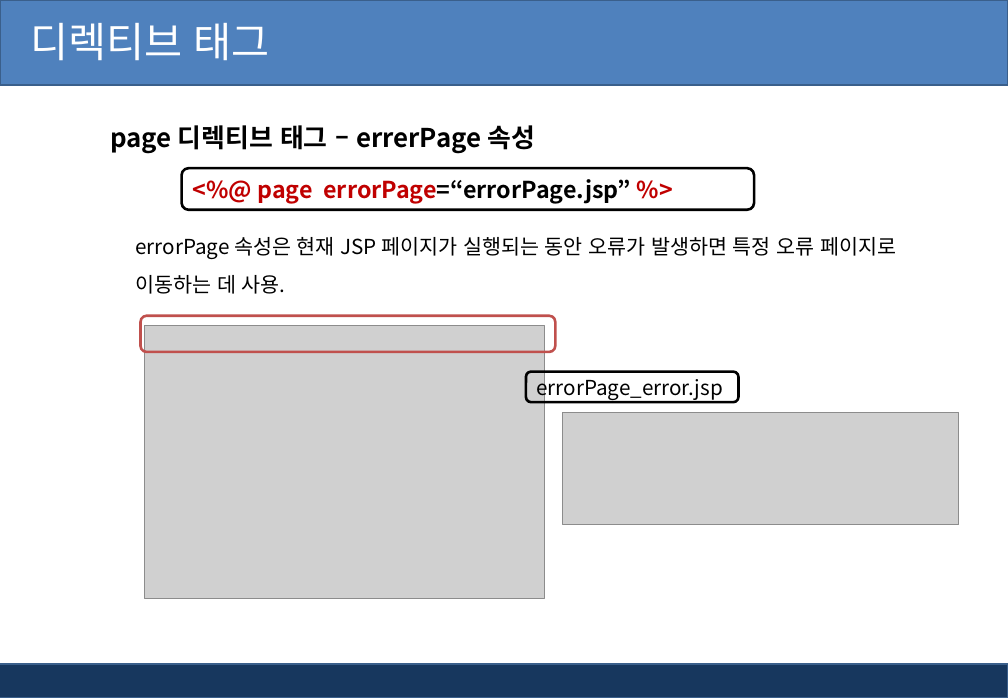
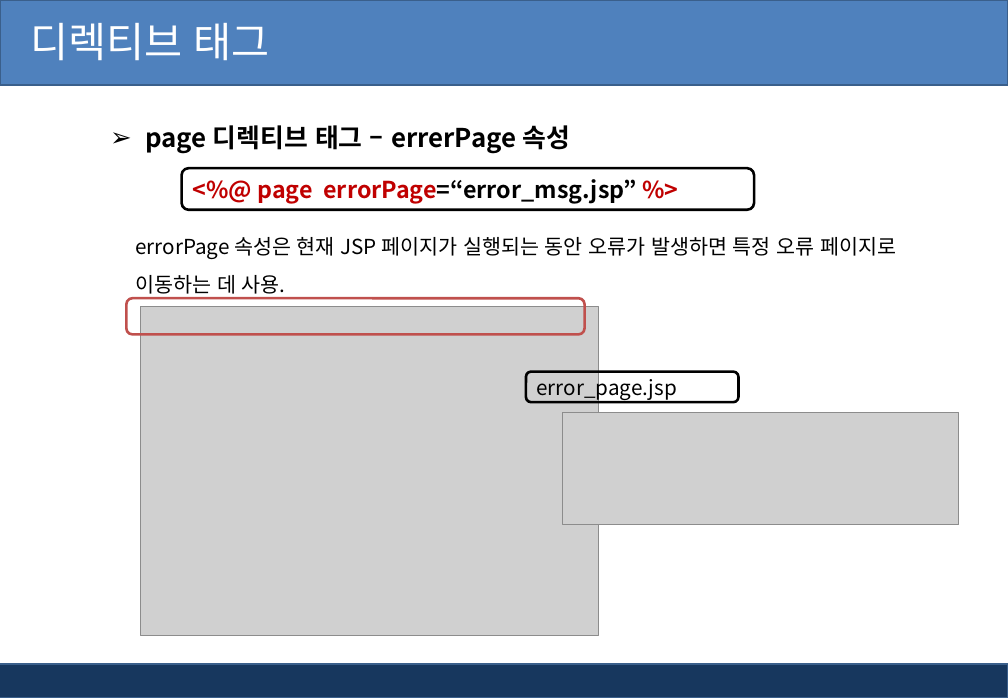
Before and after one commit to AhNyx/js_works, a slide deck: slide 14 of ppt/jsp_ppt/2장. Jsp 태그(스크립트, 디렉티브태그).pptx. Drawn at 1008x698 pixels with LibreOffice and Linux fonts; fonts in the diff are those of the drawing; grey boxes stand for pictures; background and template pictures are left out. Boxes give left, top, right and bottom in pixels: in the first picture for what was removed or moved away, otherwise in the second. Text is boxed around its words. In the diff, an @@ line names an element or a change of style, - is before the commit and + after.

```diff
--- a/ppt/jsp_ppt/2장. Jsp 태그(스크립트, 디렉티브태그).pptx
+++ b/ppt/jsp_ppt/2장. Jsp 태그(스크립트, 디렉티브태그).pptx
@@ text "page 디렉티브 태그 – errerPage ..." at (145, 125, 570, 154): bullet none to ➢ @@
@@ text in rounded rectangle at (258, 179, 637, 204): text changed @@
-<%@ page errorPage=“errorPage.jsp” %>
+<%@ page errorPage=“error_msg.jsp” %>
@@ rounded rectangle: place and size @@
-rounded rectangle at (141, 316, 556, 352)
+rounded rectangle at (127, 298, 585, 334)
@@ picture: place and size @@
-picture at (145, 326, 545, 598)
+picture at (141, 306, 598, 636)
@@ text in rounded rectangle at (537, 374, 677, 400): text changed @@
-errorPage_error.jsp
+error_page.jsp
```
Also in this commit, not shown: 26 other slides changed, 2 slides added, 27 other files.
